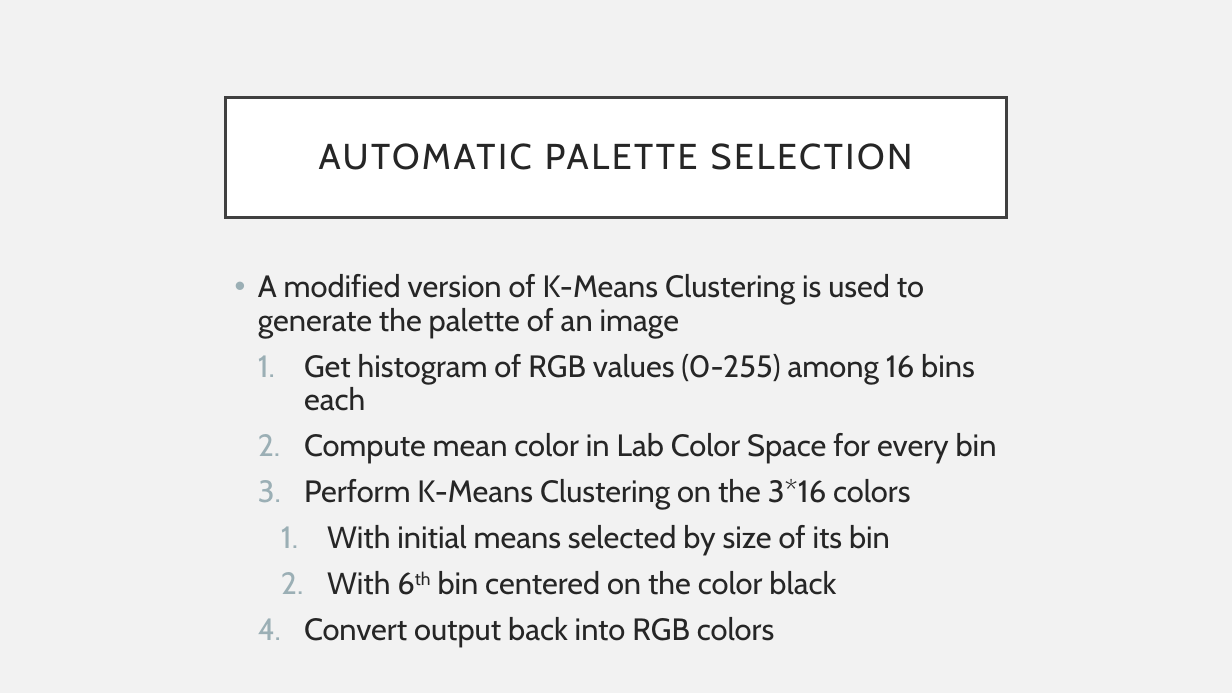
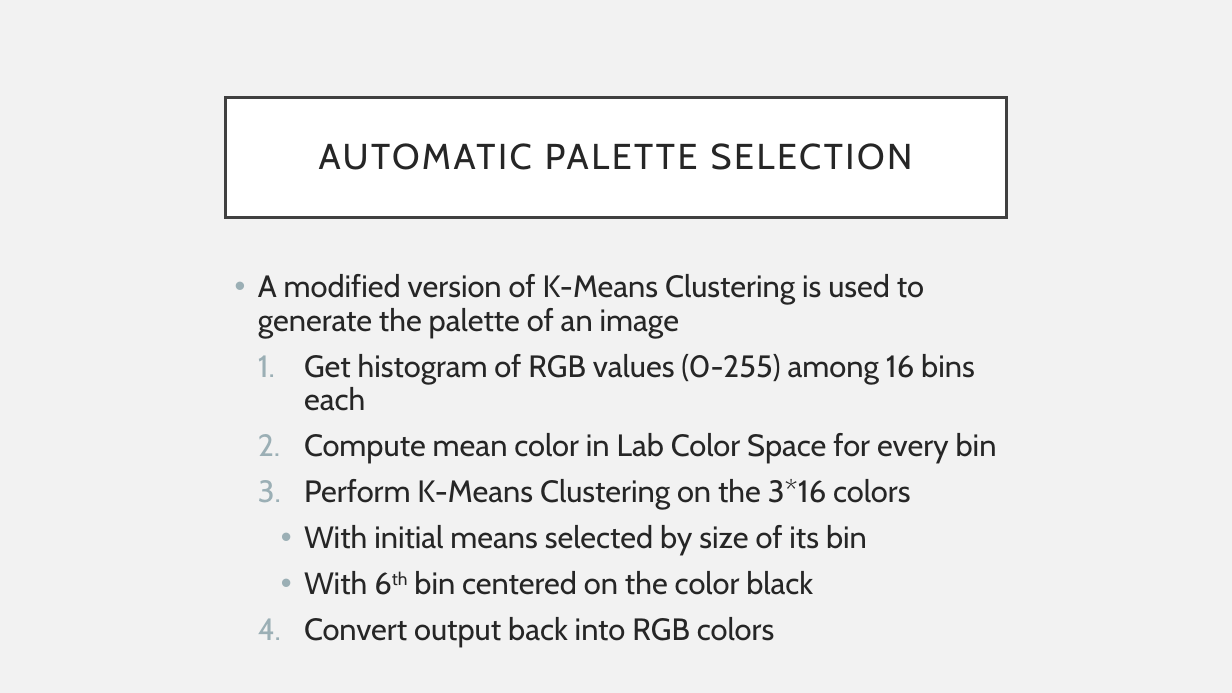
Before and after one commit to brancuad/PaletteTransfer, a slide deck: slide 4 of Project Docs/Documents/MidtermDemo.pptx. Drawn at 1232x693 pixels with LibreOffice and Linux fonts; fonts in the diff are those of the drawing. Boxes give left, top, right and bottom in pixels: in the first picture for what was removed or moved away, otherwise in the second. Text is boxed around its words. In the diff, an @@ line names an element or a change of style, - is before the commit and + after.

Commit message:
Update powerpoint and add alert to transfer button

```diff
--- a/Project Docs/Documents/MidtermDemo.pptx
+++ b/Project Docs/Documents/MidtermDemo.pptx
@@ text at box(304, 525, 867, 595): bullet 1. to • @@
```
Also in this commit, not shown: 1 other file.
